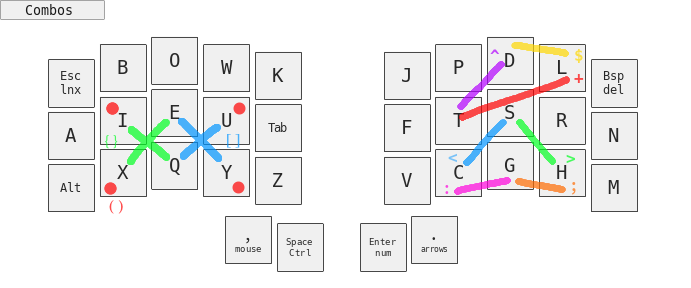
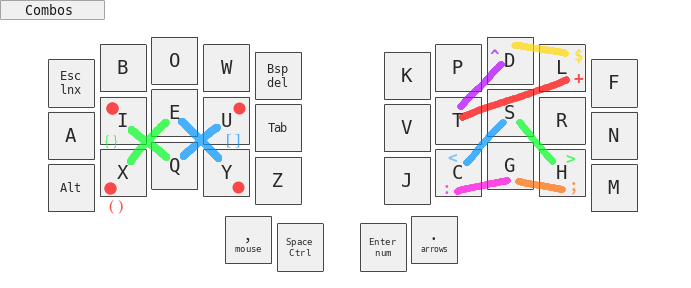
Two versions of the same layered image (691x288). Layer-by-layer changes:
painted on "^" over [left=458, top=60, right=488, bottom=98]
painted on ":" over [left=454, top=177, right=488, bottom=190]
painted on "base.png" over [left=146, top=37, right=624, bottom=264]
